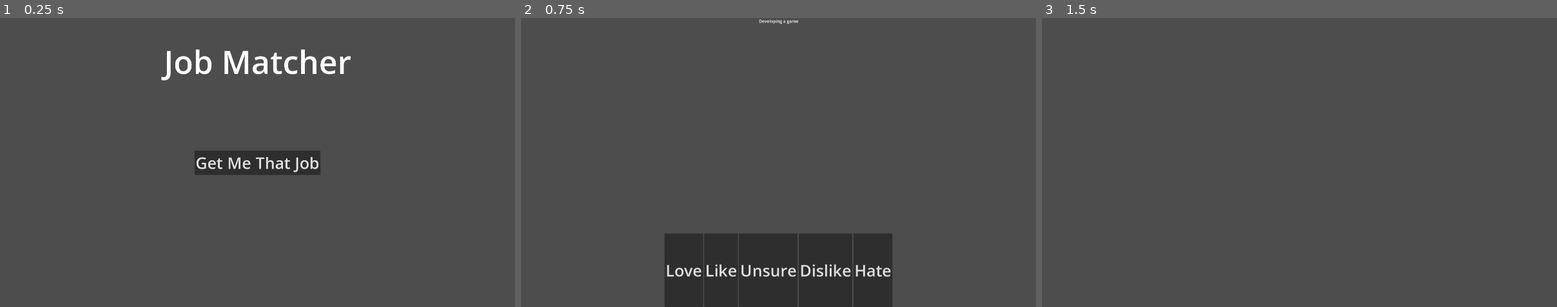
Above: before the commit, frames 1-3 (left to right).
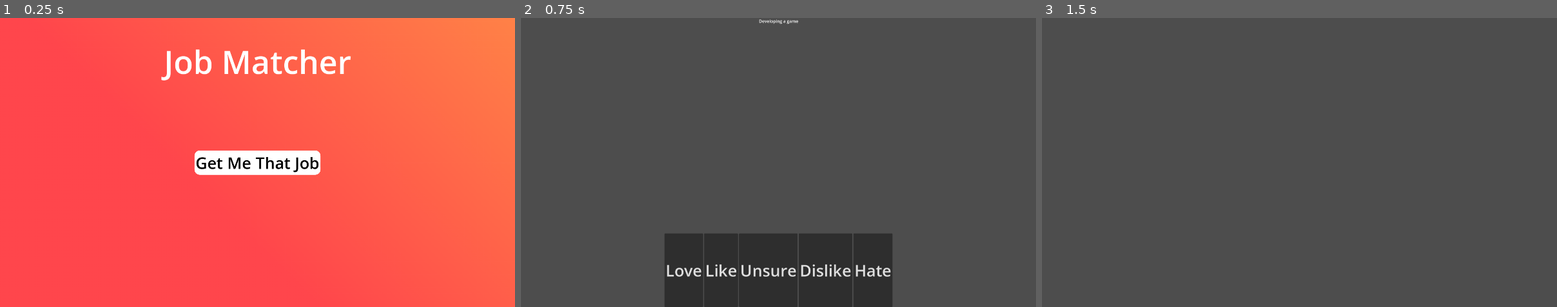
Above: after the commit, the same moments.

Repository: Brandonk95/Job-Compatibility
Game: Godot game, scene res://Main Menu.tscn
Two runs of this game, one before a commit and one after it. Both use one fixed random seed, a clock stepped at 60 frames per second and the inputs below. This scene is started directly instead of the project's main scene.
Inputs:
- Up to frame 1 (0.25 s): no input
- Up to frame 2 (0.75 s): click "Get Me That Job" at 0.5 s
- Up to frame 3 (1.5 s): click "Love" at 1.25 s

The runs differ from the first frame. In frame 1, 99% of the frame differs, in the area x 0-100%, y 0-100%; in frame 2, nothing differs; in frame 3, nothing differs.

Commit message:
hud changes

Diff:
--- a/Main Menu.tscn
+++ b/Main Menu.tscn
@@ -1,11 +1,24 @@
-[gd_scene load_steps=2 format=3 uid="uid://b66sm45tvcunj"]
+[gd_scene load_steps=4 format=3 uid="uid://b66sm45tvcunj"]
 
 [ext_resource type="Script" uid="uid://bqjivohh87ls0" path="res://main_menu.gd" id="1_5b7ti"]
+[ext_resource type="Texture2D" uid="uid://bik2r20gau0fy" path="res://Background.png" id="2_dvdtt"]
+
+[sub_resource type="StyleBoxFlat" id="StyleBoxFlat_dvdtt"]
+bg_color = Color(1, 1, 1, 1)
+corner_radius_top_left = 20
+corner_radius_top_right = 20
+corner_radius_bottom_right = 20
+corner_radius_bottom_left = 20
 
 [node name="Main Menu" type="Node2D"]
 script = ExtResource("1_5b7ti")
 
 [node name="CanvasLayer" type="CanvasLayer" parent="."]
+
+[node name="Background" type="Sprite2D" parent="CanvasLayer"]
+position = Vector2(969, 536)
+scale = Vector2(1.33529, 1.33529)
+texture = ExtResource("2_dvdtt")
 
 [node name="Title" type="Label" parent="CanvasLayer"]
 anchors_preset = 5
@@ -31,7 +44,9 @@
 offset_bottom = 45.5
 grow_horizontal = 2
 grow_vertical = 2
+theme_override_colors/font_color = Color(0, 0, 0, 1)
 theme_override_font_sizes/font_size = 60
+theme_override_styles/normal = SubResource("StyleBoxFlat_dvdtt")
 text = "Get Me That Job"
 
 [connection signal="pressed" from="CanvasLayer/Button" to="." method="_on_button_pressed"]
Binary file added: Background.png
Not shown, added: Background.png.import
